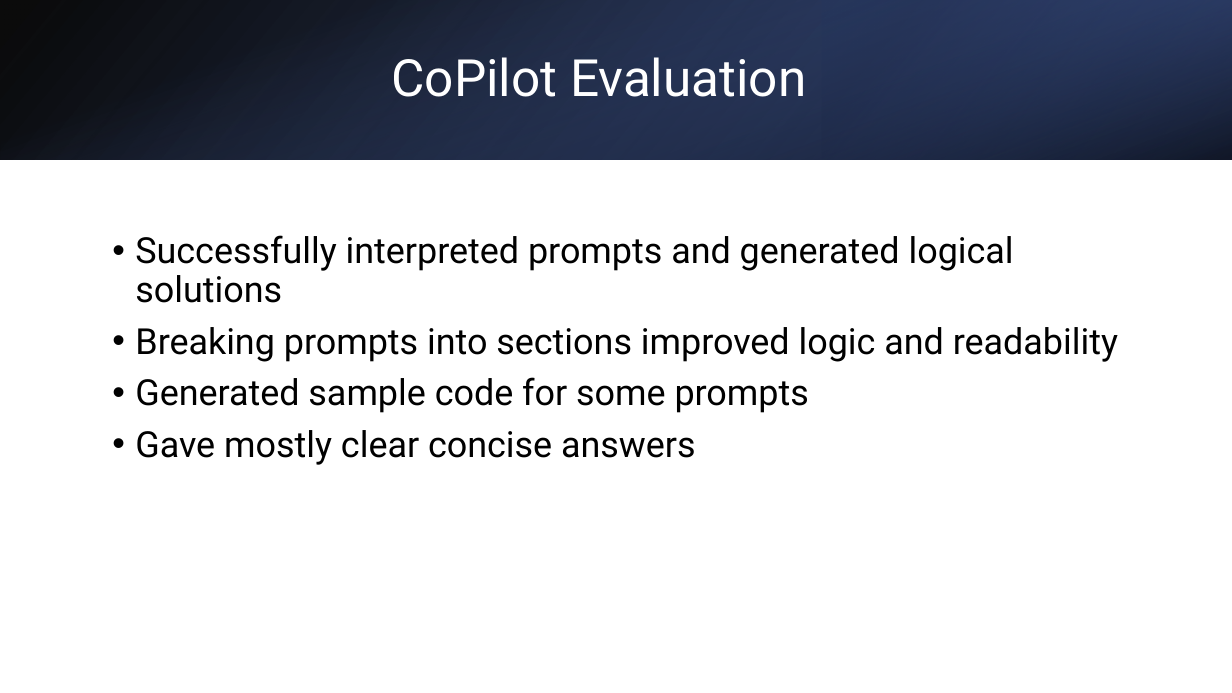
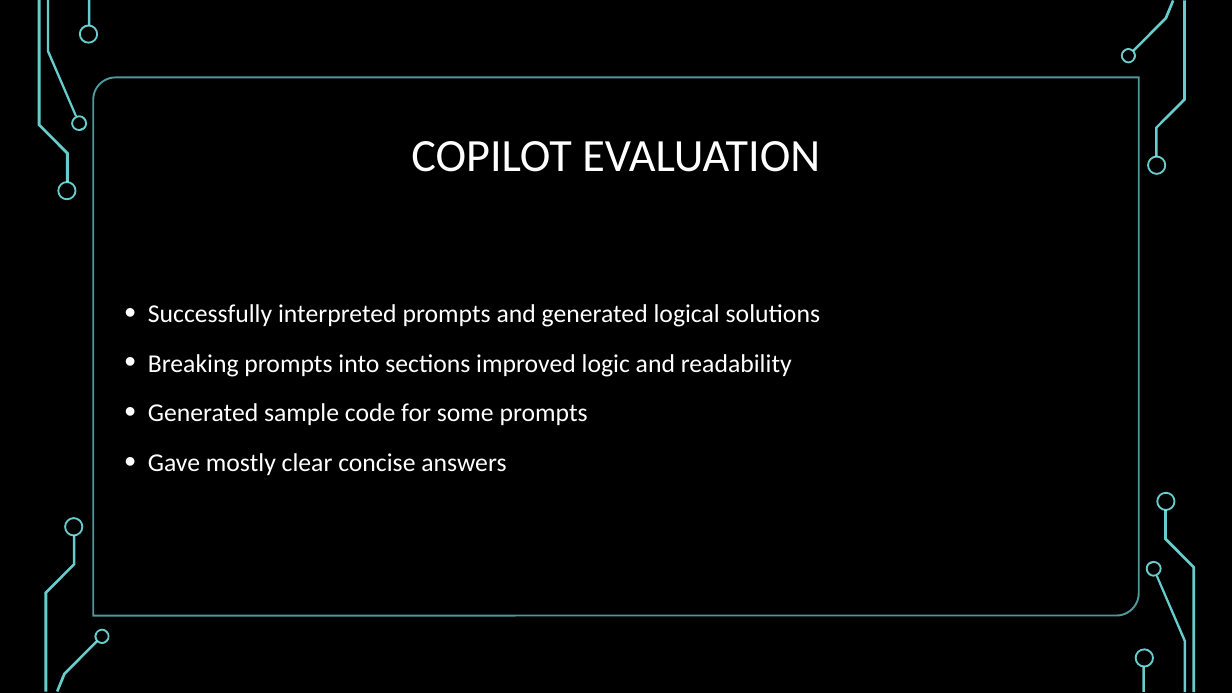
Before and after one commit to M0ck1ngjay178/CMSC-4200-AI, a slide deck: slide 13 of Project/slides/CMSC-4200-Group1-Project.pptx (slide 10 before the commit). Drawn at 1232x693 pixels with LibreOffice and Linux fonts; fonts in the diff are those of the drawing; background and template pictures are left out. Boxes give left, top, right and bottom in pixels: in the first picture for what was removed or moved away, otherwise in the second. Text is boxed around its words. In the diff, an @@ line names an element or a change of style, - is before the commit and + after.

```diff
--- a/Project/slides/CMSC-4200-Group1-Project.pptx
+++ b/Project/slides/CMSC-4200-Group1-Project.pptx
@@ background #FFFFFF to picture (left out) @@
@@ rectangle removed at <box>0,0,1232,159</box> @@
@@ rectangle removed at <box>0,0,1232,159</box> @@
@@ rectangle added at <box>0,0,1232,693</box>, fill #000000 @@
@@ group added at <box>38,0,1196,692</box>: 18 freeform shapes, 2 rectangles, 1 round diag rect @@
@@ rectangle removed at <box>822,0,1232,159</box> @@
@@ title at <box>411,141,820,172</box>: text changed; size 40 to 36 pt; font Roboto to Calibri @@
-CoPilot Evaluation
+COPILOT EVALUATION
@@ text "Successfully interpreted prompts and generated ...": place and size @@
-text "Successfully interpreted prompts and generated ..." at <box>135,235,1118,465</box>
+text "Successfully interpreted prompts and generated ..." at <box>148,304,820,475</box>
@@ text "Successfully interpreted prompts and generated ..." at <box>148,304,820,475</box>: size 28 to 20 pt, font Roboto to Calibri, text colour #000000 to #FFFFFF; line spacing 0.9 to 1.2; vertical alignment top to middle @@
@@ group added at <box>0,0,1214,693</box>: 14 freeform shapes, 3 rectangles @@
```
Also in this commit, not shown: 9 other slides changed, 7 slides added, 3 slides removed, 1 other file.
